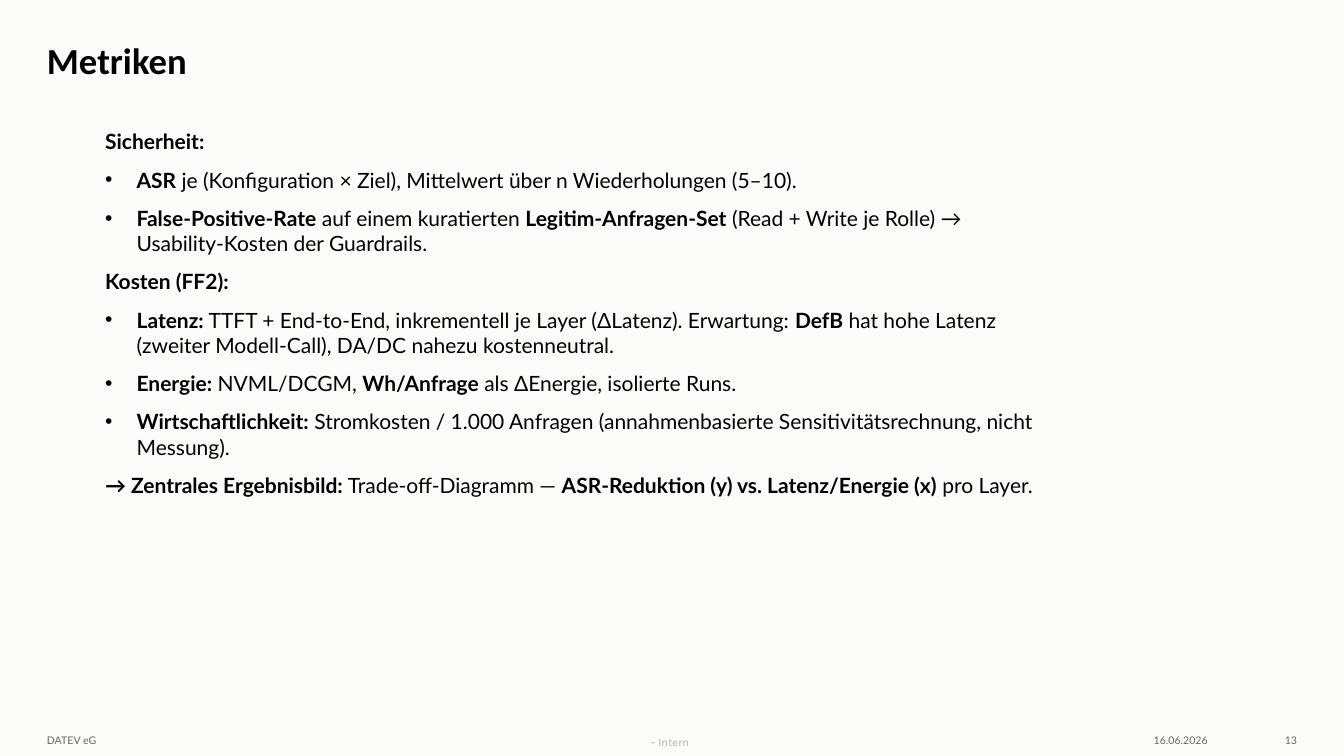
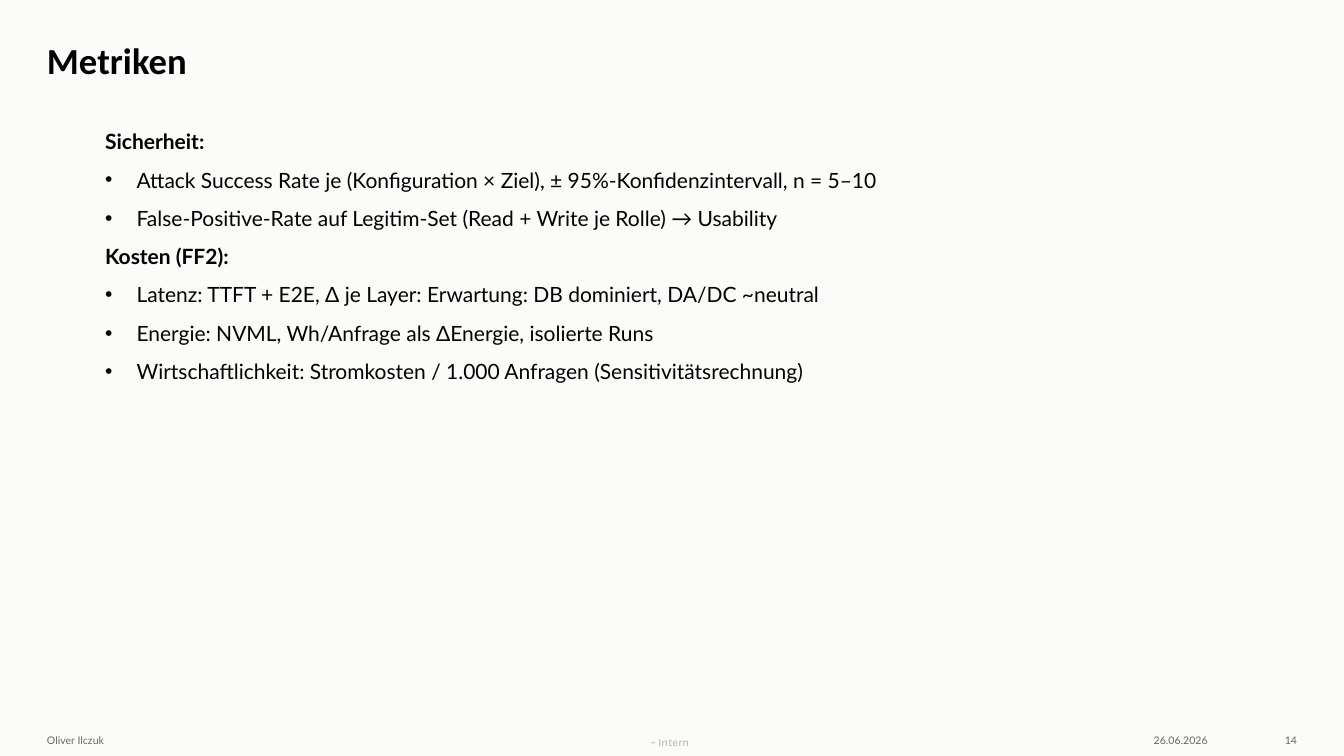
Before and after one commit to cl0q/defense-in-depth_toolaccess-llm, a slide deck: slide 14 of AI Red Teaming.pptx (slide 13 before the commit). Drawn at 1344x756 pixels with LibreOffice and Linux fonts; fonts in the diff are those of the drawing; background and template pictures are left out. Boxes give left, top, right and bottom in pixels: in the first picture for what was removed or moved away, otherwise in the second. Text is boxed around its words. In the diff, an @@ line names an element or a change of style, - is before the commit and + after.

```diff
--- a/AI Red Teaming.pptx
+++ b/AI Red Teaming.pptx
@@ text at (137,172,877,230): text changed @@
-• ASR je (Konfiguration × Ziel), Mittelwert über n Wiederholungen (5–10).
-• False-Positive-Rate auf einem kuratierten Legitim-Anfragen-Set (Read + Write je Rolle) → Usability-Kosten der Guardrails.
+• Attack Success Rate je (Konfiguration × Ziel), ± 95%-Konfidenzintervall, n = 5–10
+• False-Positive-Rate auf Legitim-Set (Read + Write je Rolle) → Usability
@@ text at (137,286,819,383): text changed @@
-• Latenz: TTFT + End-to-End, inkrementell je Layer (ΔLatenz). Erwartung: DefB hat hohe Latenz (zweiter Modell-Call), DA/DC nahezu kostenneutral.
-• Energie: NVML/DCGM, Wh/Anfrage als ΔEnergie, isolierte Runs.
-• Wirtschaftlichkeit: Stromkosten / 1.000 Anfragen (annahmenbasierte Sensitivitätsrechnung, nicht Messung).
-→ Zentrales Ergebnisbild: Trade-off-Diagramm — ASR-Reduktion (y) vs. Latenz/Energie (x) pro Layer.
+• Latenz: TTFT + E2E, Δ je Layer: Erwartung: DB dominiert, DA/DC ~neutral
+• Energie: NVML, Wh/Anfrage als ΔEnergie, isolierte Runs
+• Wirtschaftlichkeit: Stromkosten / 1.000 Anfragen (Sensitivitätsrechnung)
@@ text at (47,736,104,744): text changed @@
-DATEV eG
+Oliver Ilczuk
@@ text at (1154,736,1208,744): text changed @@
-16.06.2026
+26.06.2026
@@ page number at (1285,736,1297,744): text changed @@
-13
+14
```
Also in this commit, not shown: 15 other slides changed, 2 slides added, 9 other files.
